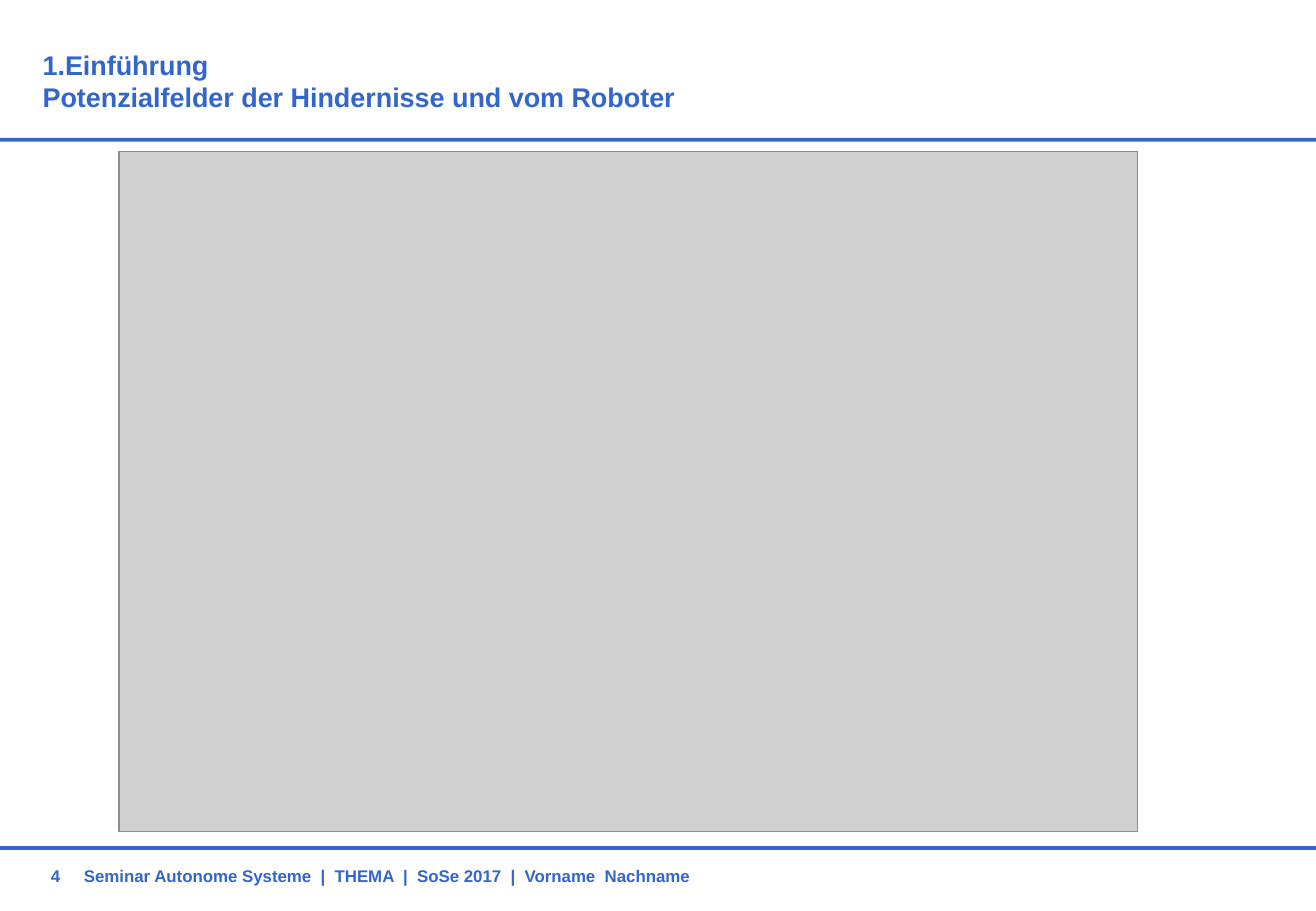
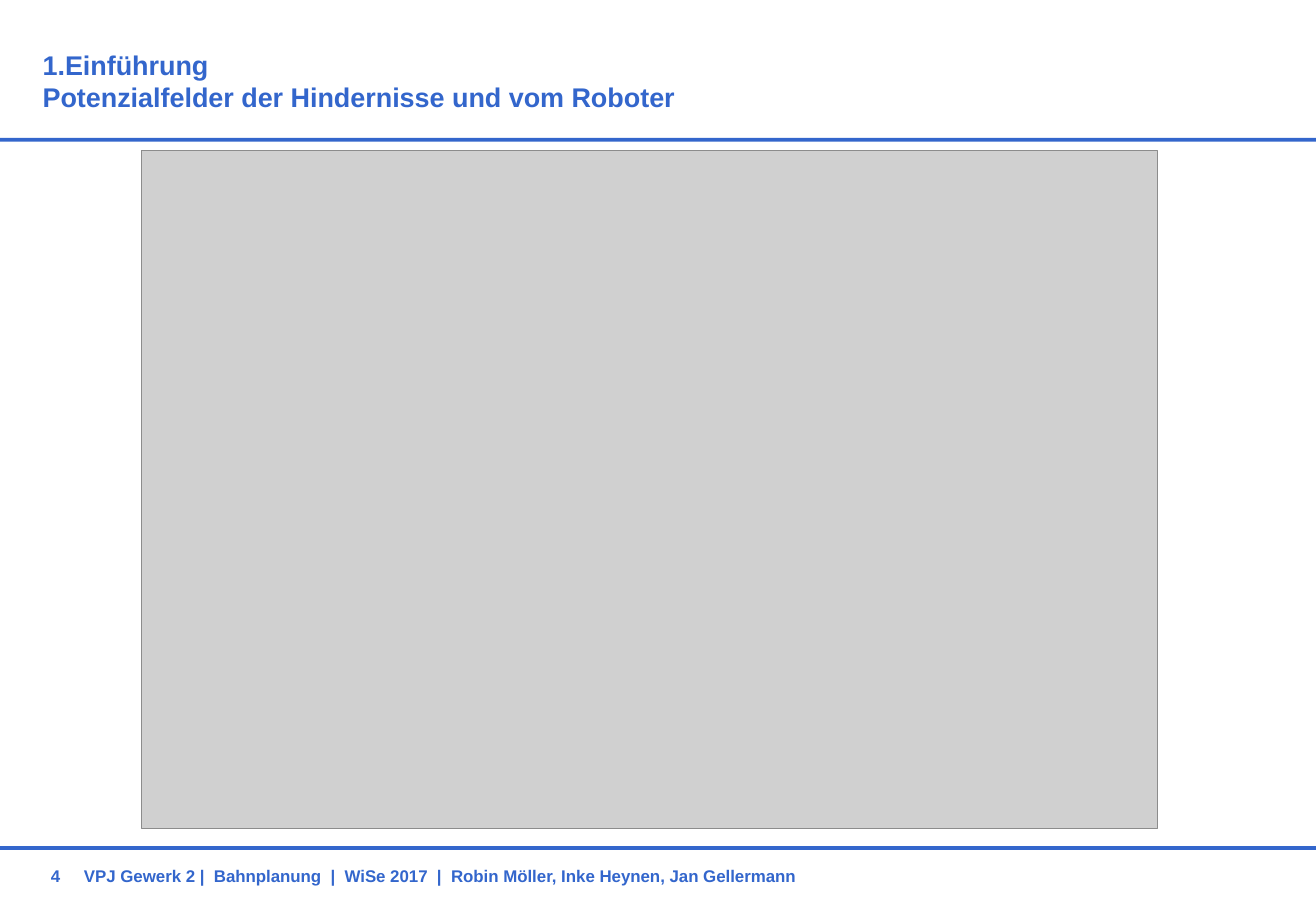
Before and after one commit to RobinMoeller/VPJ-Gewerk-2, a slide deck: slide 4 of Präsi_Konzept.pptx. Drawn at 1316x911 pixels with LibreOffice and Linux fonts; fonts in the diff are those of the drawing; grey boxes stand for pictures; background and template pictures are left out. Boxes give left, top, right and bottom in pixels: in the first picture for what was removed or moved away, otherwise in the second. Text is boxed around its words. In the diff, an @@ line names an element or a change of style, - is before the commit and + after.

```diff
--- a/Präsi_Konzept.pptx
+++ b/Präsi_Konzept.pptx
@@ picture: place and size @@
-picture at bbox=[119, 152, 1139, 832]
+picture at bbox=[142, 151, 1158, 829]
@@ text at bbox=[84, 869, 796, 886]: text changed @@
-Seminar Autonome Systeme | THEMA | SoSe 2017 | Vorname Nachname
+VPJ Gewerk 2 | Bahnplanung | WiSe 2017 | Robin Möller, Inke Heynen, Jan Gellermann
```
Also in this commit, not shown: 2 other slides changed, 6 slides added, 5 slides removed.
